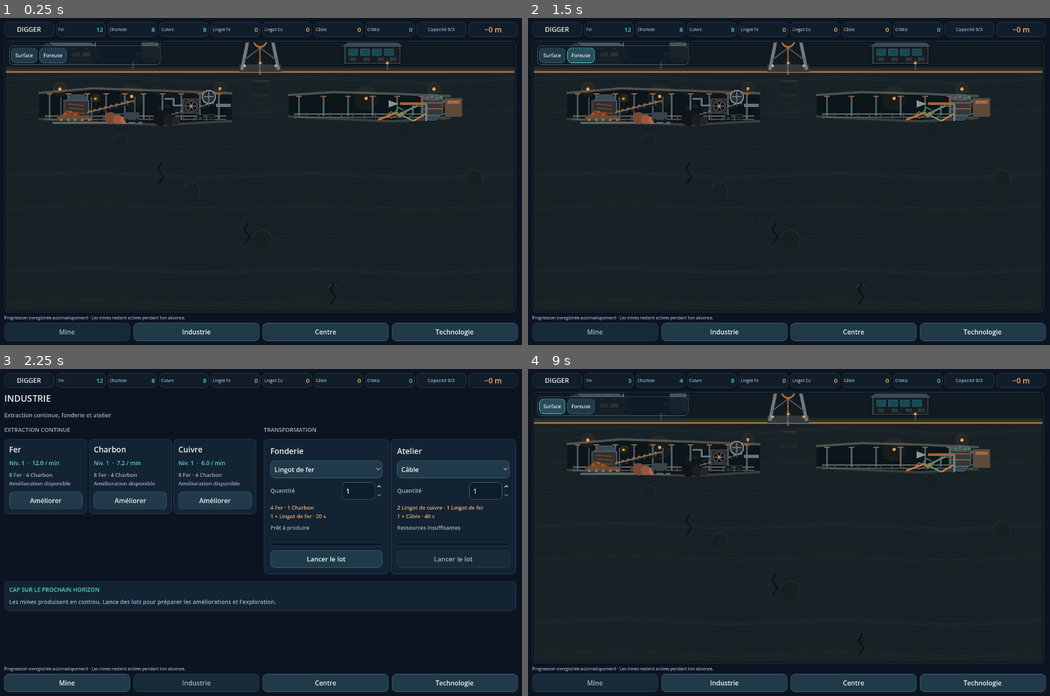
Above: before the commit, frames 1-4 (two rows, left to right).
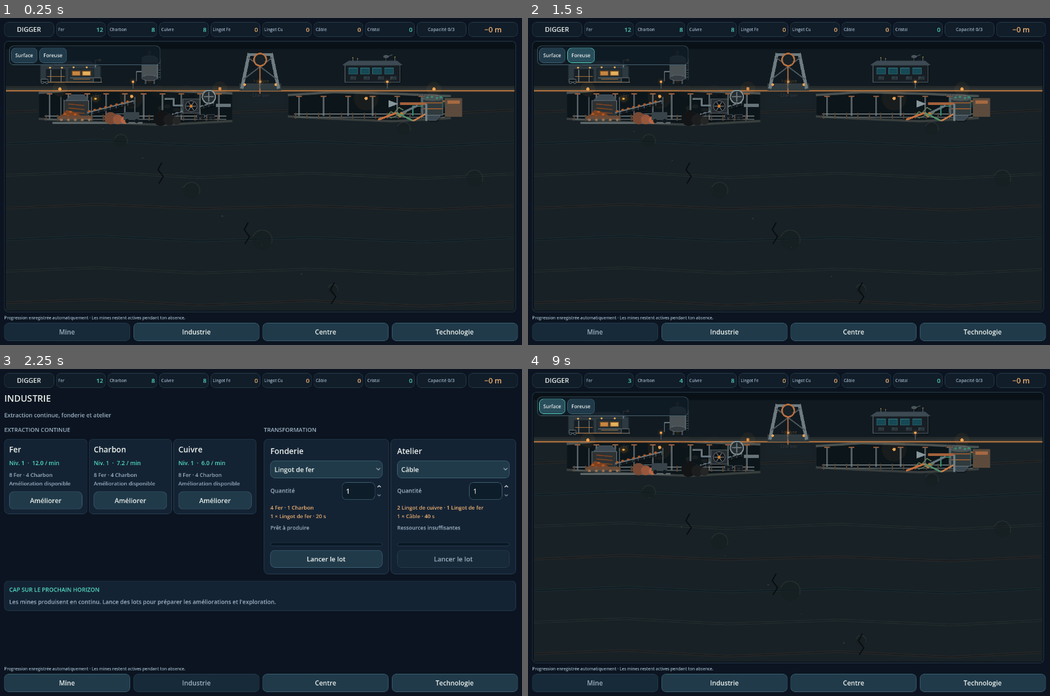
Above: after the commit, the same moments.

Repository: devjonathan1999-del/Project-Digger
Game: Godot game, scene res://scenes/main.tscn
Same seed, same stepped clock (60 frames per second), same inputs: the game is played once before the commit and once after it.
Inputs:
- Up to frame 1 (0.25 s): no input
- Up to frame 2 (1.5 s): click "Surface" at 0.5 s; click "Foreuse" at 1.25 s
- Up to frame 3 (2.25 s): click "Industrie" at 2 s
- Up to frame 4 (9 s): click "Améliorer" at 2.75 s; click "Lingot de fer" at 3.5 s; click "Lancer le lot" at 4.25 s; click "Câble" at 5 s; click "Mine" at 5.75 s; click "Centre" at 6.5 s; click "Technologie" at 7.25 s; click "Mine" at 8 s; click "Surface" at 8.75 s

The runs differ from the first frame. In frame 1, 3.1% of the frame differs, in the area x 1-99%, y 7-24%; in frame 2, 3.1%; in frame 3, nothing differs; in frame 4, 3.1%.

Commit message:
fix: keep surface hero modules inside the viewport

Diff:
--- a/src/industry/ui/mine_final_module_renderer.gd
+++ b/src/industry/ui/mine_final_module_renderer.gd
@@ -1,5 +1,8 @@
 class_name MineFinalModuleRenderer
 extends "res://src/industry/ui/mine_module_renderer.gd"
+
+const SURFACE_WIDE_MIN_GROUND_Y := 118.0
+const SURFACE_NARROW_MIN_GROUND_Y := 104.0
 
 func set_scene_state(state: Dictionary) -> void:
     super.set_scene_state(state)
@@ -10,22 +13,27 @@
     var center_level := int(state.get("center_level", 1))
     var surface_profile: Dictionary = Layout.surface_profile(center_level)
     var modules: Array = surface_profile.get("modules", [])
-    var rects := _surface_asset_rects(viewport_size.x, 0.0, modules, narrow)
+    var actual_ground_y := _depth_to_y(0.0)
+    var visual_ground_y := _surface_visual_ground_y(actual_ground_y, narrow)
+    var rects := _surface_asset_rects(viewport_size.x, visual_ground_y, modules, narrow)
     _metrics["narrow_mode"] = narrow
     _metrics["shaft_center_x"] = viewport_size.x * 0.5
     _metrics["surface_bounds_ok"] = _rects_within_width(rects, viewport_size.x)
+    _metrics["surface_vertical_bounds_ok"] = _rects_within_height(rects, viewport_size.y)
+    _metrics["surface_visual_ground_y"] = visual_ground_y
     _metrics["decorative_detail_level"] = 1 if narrow else 2
     queue_redraw()
 
 func _draw_surface_base() -> void:
-    var ground_y := _depth_to_y(0.0)
-    if ground_y < -140.0 or ground_y > size.y + 140.0:
+    var actual_ground_y := _depth_to_y(0.0)
+    if actual_ground_y < -140.0 or actual_ground_y > size.y + 140.0:
         return
 
     var center_level := int(_state.get("center_level", 1))
     var profile: Dictionary = Layout.surface_profile(center_level)
     var modules: Array = profile.get("modules", [])
     var narrow := size.x < 800.0
+    var ground_y := _surface_visual_ground_y(actual_ground_y, narrow)
     var shaft_x := size.x * 0.5
     var apron_height := 88.0 if narrow else 102.0
 
@@ -51,6 +59,12 @@
     if narrow:
         light_count = mini(light_count, 5)
     _draw_surface_lights(ground_y, light_count)
+
+func _surface_visual_ground_y(actual_ground_y: float, narrow: bool) -> float:
+    if actual_ground_y < 0.0:
+        return actual_ground_y
+    var minimum_ground_y := SURFACE_NARROW_MIN_GROUND_Y if narrow else SURFACE_WIDE_MIN_GROUND_Y
+    return maxf(actual_ground_y, minimum_ground_y)
 
 func _draw_resource_installations() -> void:
     if size.x >= 800.0:
@@ -114,3 +128,10 @@
         if rect.position.x < -0.5 or rect.end.x > viewport_width + 0.5:
             return false
     return true
+
+func _rects_within_height(rects: Dictionary, viewport_height: float) -> bool:
+    for rect_value in rects.values():
+        var rect: Rect2 = rect_value
+        if rect.position.y < -0.5 or rect.end.y > viewport_height + 0.5:
+            return false
+    return true
